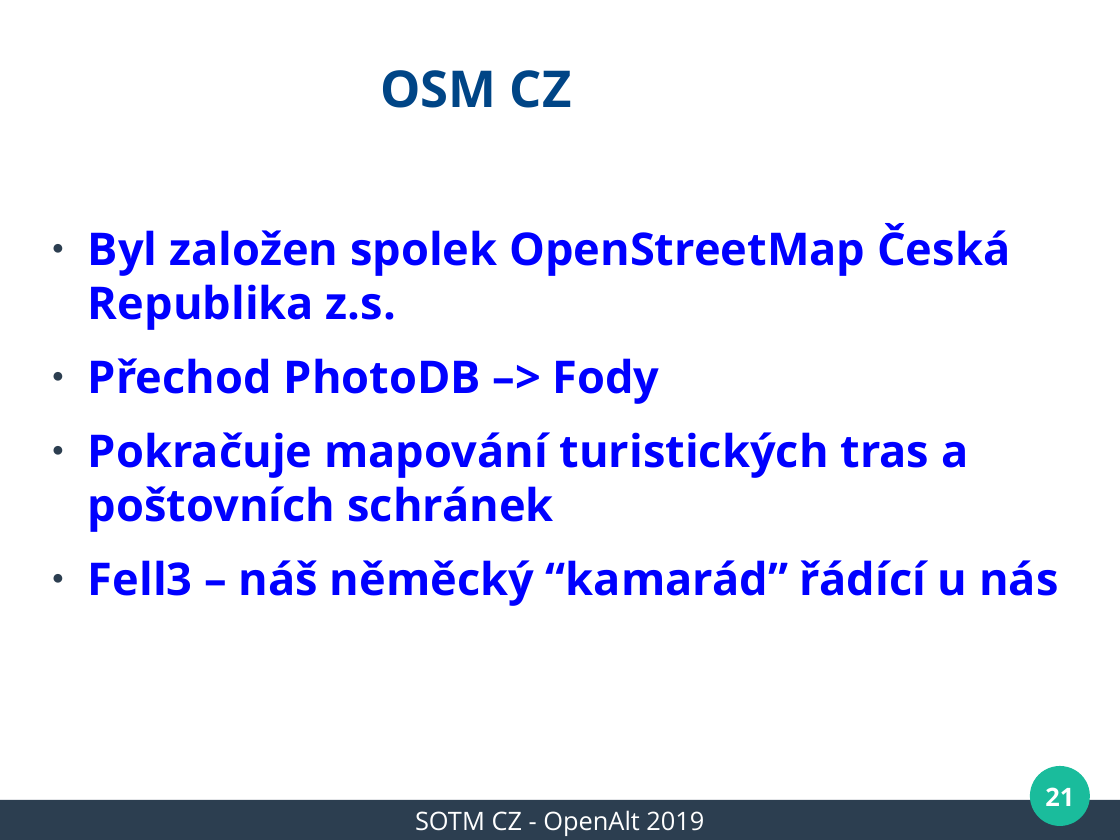
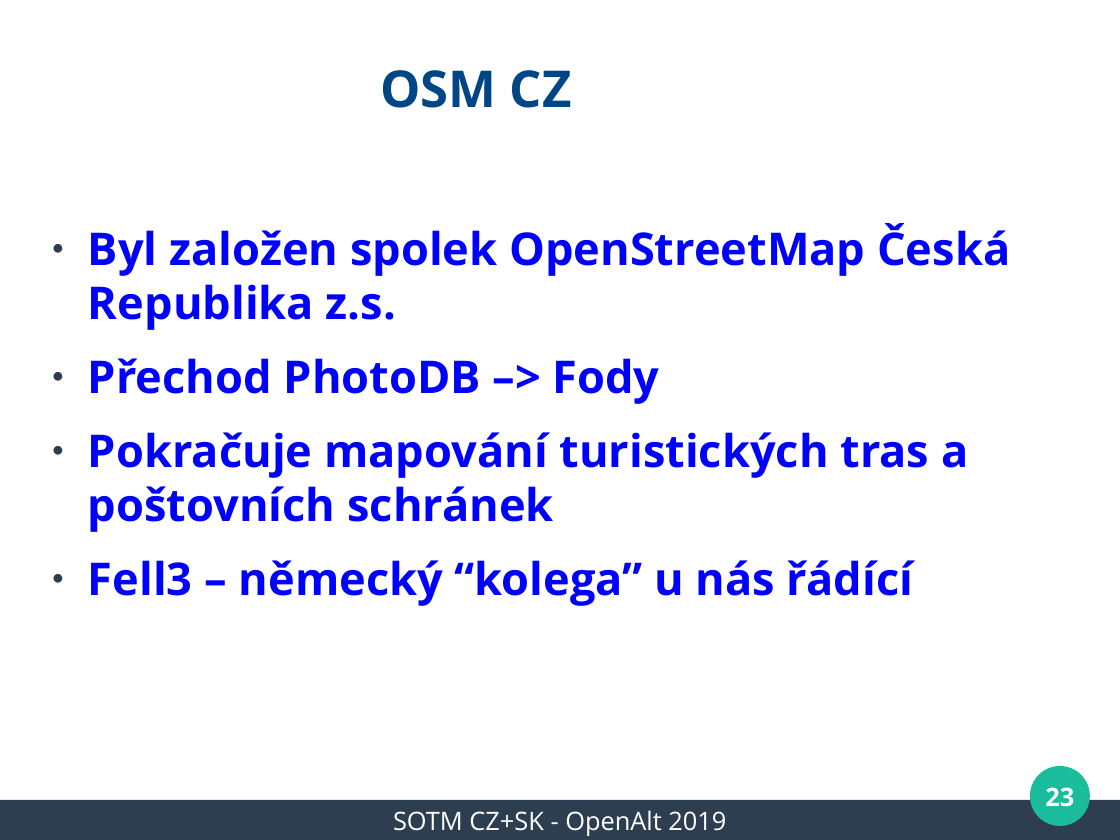
Before and after one commit to mkyral/osm, a slide deck: slide 23 of prezentace/OpenAlt2019/mkyral_WeeklyOSM_2019.odp (slide 21 before the commit). Drawn at 1120x840 pixels with LibreOffice and Linux fonts; fonts in the diff are those of the drawing; background and template pictures are left out. Boxes give left, top, right and bottom in pixels: in the first picture for what was removed or moved away, otherwise in the second. Text is boxed around its words. In the diff, an @@ line names an element or a change of style, - is before the commit and + after.

Commit message:
OpenAlt2019 presentation - final version

```diff
--- a/prezentace/OpenAlt2019/mkyral_WeeklyOSM_2019.odp
+++ b/prezentace/OpenAlt2019/mkyral_WeeklyOSM_2019.odp
@@ text at (x1=88, y1=560, x2=913, y2=606): text changed @@
-● Fell3 – náš něměcký “kamarád” řádící u nás
+● Fell3 – německý “kolega” u nás řádící
@@ page number at (x1=1045, y1=787, x2=1074, y2=807): text changed @@
-21
+23
@@ text at (x1=393, y1=810, x2=726, y2=836): text changed @@
-SOTM CZ - OpenAlt 2019
+SOTM CZ+SK - OpenAlt 2019
```
Also in this commit, not shown: 22 other slides changed, 2 slides added.
